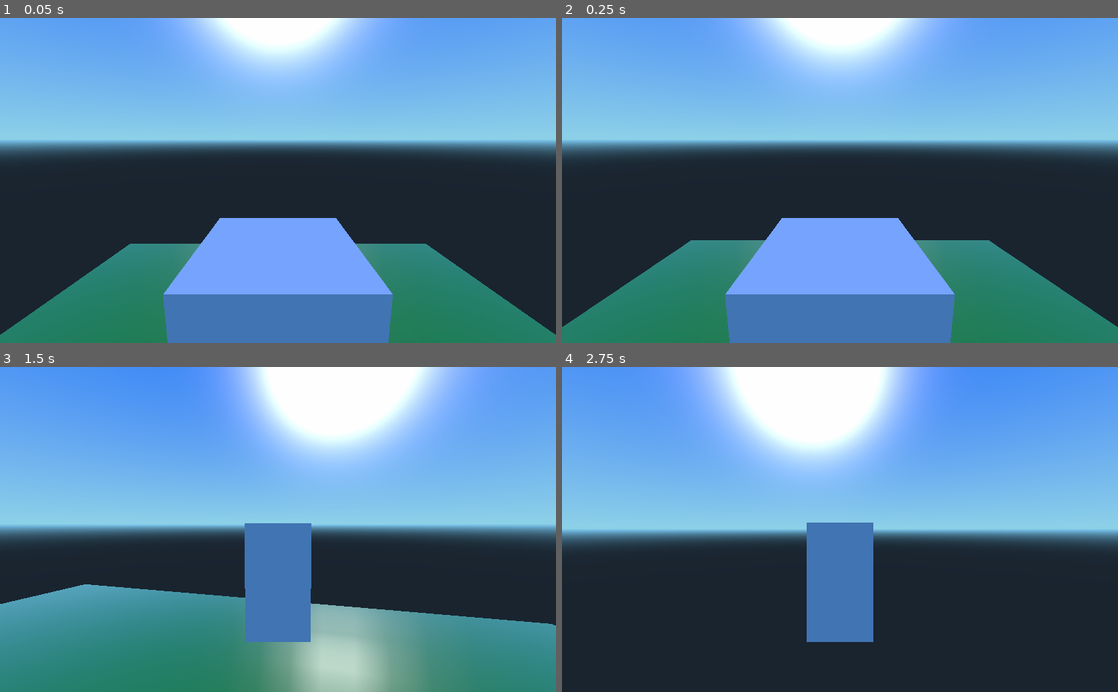
Above: before the commit, frames 1-4 (two rows, left to right).
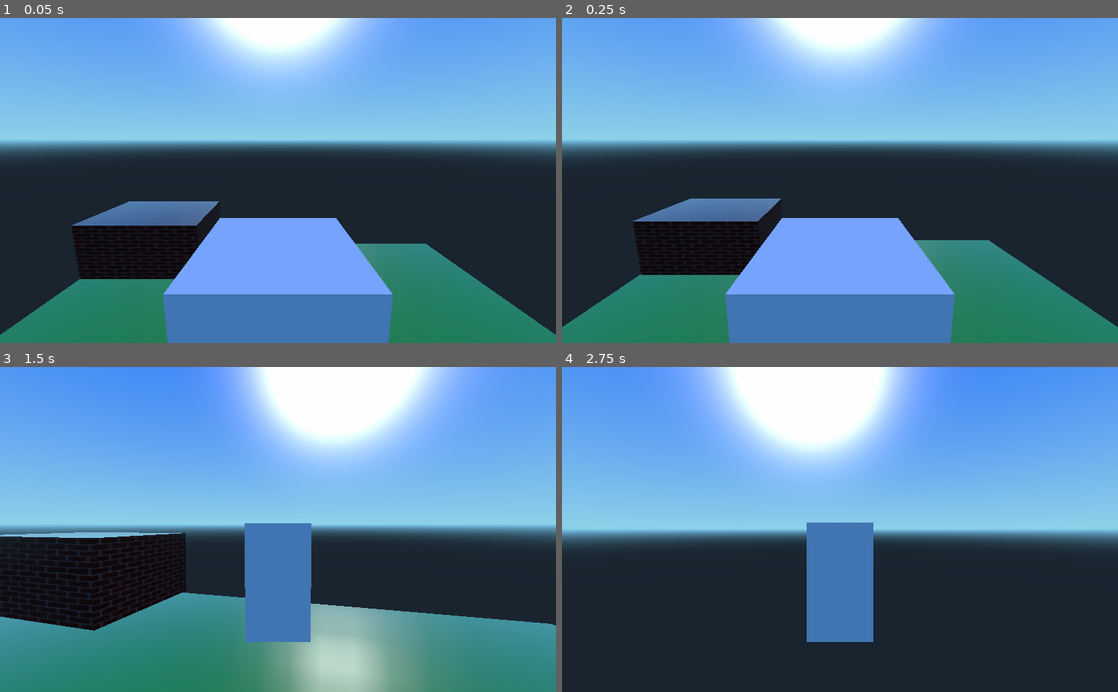
Above: after the commit, the same moments.

Repository: Bubbers/BubbaIllegalContructionInc
Game: Godot game, scene res://Main.tscn
Same seed, same stepped clock (60 frames per second), same inputs: the game is played once before the commit and once after it.
Inputs (mouse positions are in pixels of both pictures, inside the frame that each line leads up to):
- Up to frame 1 (0.05 s): no input
- Up to frame 2 (0.25 s): no input
- Up to frame 3 (1.5 s): move the mouse to (305, 529) at 0.52 s; hold W (forward) from 0.53 s (still down); tap Space (jump) at 0.77 s; move the mouse to (250, 529) at 1.27 s
- Up to frame 4 (2.75 s): keep holding W (forward); tap Space (jump) at 1.52 s; move the mouse to (851, 523) at 2.02 s

The runs differ from the first frame. In frame 1, 4.2% of the frame differs, in the area x 12-40%, y 56-81%; in frame 2, 4.2%; in frame 3, 6.9%, in the area x 0-34%, y 50-82%; in frame 4, nothing differs.

Commit message:
Added ray that collides with interactables

Diff:
--- /dev/null
+++ b/Floor.tscn
@@ -0,0 +1,171 @@
+[gd_scene load_steps=6 format=2]
+
+[ext_resource path="res://assets/brick_wall_final.jpg" type="Texture" id=1]
+
+[sub_resource type="SpatialMaterial" id=1]
+
+render_priority = 0
+flags_transparent = false
+flags_unshaded = false
+flags_vertex_lighting = false
+flags_no_depth_test = false
+flags_use_point_size = false
+flags_world_triplanar = false
+flags_fixed_size = false
+flags_albedo_tex_force_srgb = false
+vertex_color_use_as_albedo = false
+vertex_color_is_srgb = false
+params_diffuse_mode = 0
+params_specular_mode = 0
+params_blend_mode = 0
+params_cull_mode = 0
+params_depth_draw_mode = 0
+params_line_width = 1.0
+params_point_size = 1.0
+params_billboard_mode = 0
+params_grow = false
+params_use_alpha_scissor = false
+albedo_color = Color( 1, 1, 1, 1 )
+metallic = 0.0
+metallic_specular = 0.5
+metallic_texture_channel = 0
+roughness = 0.0
+roughness_texture_channel = 0
+emission_enabled = false
+normal_enabled = false
+rim_enabled = false
+clearcoat_enabled = false
+anisotropy_enabled = false
+ao_enabled = false
+depth_enabled = false
+subsurf_scatter_enabled = false
+transmission_enabled = false
+refraction_enabled = false
+detail_enabled = false
+uv1_scale = Vector3( 1, 1, 1 )
+uv1_offset = Vector3( 0, 0, 0 )
+uv1_triplanar = false
+uv1_triplanar_sharpness = 1.0
+uv2_scale = Vector3( 1, 1, 1 )
+uv2_offset = Vector3( 0, 0, 0 )
+uv2_triplanar = false
+uv2_triplanar_sharpness = 1.0
+proximity_fade_enable = false
+distance_fade_enable = false
+
+[sub_resource type="CubeMesh" id=2]
+
+material = SubResource( 1 )
+size = Vector3( 2, 2, 2 )
+subdivide_width = 0
+subdivide_height = 0
+subdivide_depth = 0
+
+[sub_resource type="SpatialMaterial" id=3]
+
+render_priority = 0
+flags_transparent = false
+flags_unshaded = false
+flags_vertex_lighting = false
+flags_no_depth_test = false
+flags_use_point_size = false
+flags_world_triplanar = false
+flags_fixed_size = false
+flags_albedo_tex_force_srgb = false
+vertex_color_use_as_albedo = false
+vertex_color_is_srgb = false
+params_diffuse_mode = 0
+params_specular_mode = 0
+params_blend_mode = 0
+params_cull_mode = 0
+params_depth_draw_mode = 0
+params_line_width = 1.0
+params_point_size = 1.0
+params_billboard_mode = 0
+params_grow = false
+params_use_alpha_scissor = false
+albedo_color = Color( 1, 1, 1, 1 )
+albedo_texture = ExtResource( 1 )
+metallic = 0.0
+metallic_specular = 0.5
+metallic_texture_channel = 0
+roughness = 0.0
+roughness_texture_channel = 0
+emission_enabled = false
+normal_enabled = false
+rim_enabled = false
+clearcoat_enabled = false
+anisotropy_enabled = false
+ao_enabled = false
+depth_enabled = false
+subsurf_scatter_enabled = false
+transmission_enabled = false
+refraction_enabled = false
+detail_enabled = false
+uv1_scale = Vector3( 1, 1, 1 )
+uv1_offset = Vector3( 0, 0, 0 )
+uv1_triplanar = false
+uv1_triplanar_sharpness = 1.0
+uv2_scale = Vector3( 1, 1, 1 )
+uv2_offset = Vector3( 0, 0, 0 )
+uv2_triplanar = false
+uv2_triplanar_sharpness = 1.0
+proximity_fade_enable = false
+distance_fade_enable = false
+_sections_unfolded = [ "Albedo", "Vertex Color" ]
+
+[sub_resource type="BoxShape" id=4]
+
+extents = Vector3( 3.47519, 1.62909, 2.53691 )
+
+[node name="RigidBody" type="RigidBody"]
+
+input_ray_pickable = true
+input_capture_on_drag = false
+collision_layer = 3
+collision_mask = 1
+mode = 0
+mass = 1.0
+friction = 1.0
+bounce = 0.0
+gravity_scale = 1.0
+custom_integrator = false
+continuous_cd = false
+contacts_reported = 0
+contact_monitor = false
+sleeping = false
+can_sleep = true
+axis_lock_linear_x = false
+axis_lock_linear_y = false
+axis_lock_linear_z = false
+axis_lock_angular_x = false
+axis_lock_angular_y = false
+axis_lock_angular_z = false
+linear_velocity = Vector3( 0, 0, 0 )
+linear_damp = -1.0
+angular_velocity = Vector3( 0, 0, 0 )
+angular_damp = -1.0
+_sections_unfolded = [ "Collision" ]
+
+[node name="MeshInstance" type="MeshInstance" parent="." index="0"]
+
+transform = Transform( 3.47253, 0, 0, 0, 1.64134, 0, 0, 0, 2.54942, 0, 1.79782, 0 )
+layers = 1
+material_override = null
+cast_shadow = 1
+extra_cull_margin = 0.0
+use_in_baked_light = false
+lod_min_distance = 0.0
+lod_min_hysteresis = 0.0
+lod_max_distance = 0.0
+lod_max_hysteresis = 0.0
+mesh = SubResource( 2 )
+skeleton = NodePath("..")
+material/0 = SubResource( 3 )
+_sections_unfolded = [ "material" ]
+
+[node name="CollisionShape" type="CollisionShape" parent="." index="1"]
+
+transform = Transform( 1, 0, 0, 0, 1, 0, 0, 0, 1, 0, 1.80081, 0 )
+shape = SubResource( 4 )
+disabled = false
--- /dev/null
+++ b/InteractRay.gd
@@ -0,0 +1,15 @@
+extends RayCast
+
+# class member variables go here, for example:
+# var a = 2
+# var b = "textvar"
+
+func _ready():
+    # Called every time the node is added to the scene.
+    # Initialization here
+    pass
+
+#func _process(delta):
+#    # Called every frame. Delta is time since last frame.
+#    # Update game logic here.
+#    pass
--- a/Main.tscn
+++ b/Main.tscn
@@ -1,9 +1,10 @@
-[gd_scene load_steps=8 format=2]
+[gd_scene load_steps=9 format=2]
 
 [ext_resource path="res://Main.gd" type="Script" id=1]
 [ext_resource path="res://Player.tscn" type="PackedScene" id=2]
 [ext_resource path="res://WinCollision.tscn" type="PackedScene" id=3]
 [ext_resource path="res://WinHUD.tscn" type="PackedScene" id=4]
+[ext_resource path="res://Floor.tscn" type="PackedScene" id=5]
 
 [sub_resource type="CubeMesh" id=1]
 
@@ -118,4 +119,8 @@
 
 [node name="WinHUD" parent="." index="3" instance=ExtResource( 4 )]
 
+[node name="RigidBody" parent="." index="4" instance=ExtResource( 5 )]
+
+transform = Transform( 1, 0, 0, 0, 1, 0, 0, 0, 1, -8, 0, -12 )
+
 [connection signal="win" from="WinCollision" to="." method="_on_WinCollision_win"]
--- a/Player.gd
+++ b/Player.gd
@@ -10,20 +10,35 @@
 
 var rotation_helper
 var camera
+var interact_ray
 
 var cam_pitch = 0.0;
 var cam_yaw = 0.0;
-var cam_cpitch = 0.0;
-var cam_cyaw = 0.0;
 var cam_currentradius = 8.0;
-var cam_radius = 2.0;
 
 func _ready():
     rotation_helper = $RotationHelper
     Input.set_mouse_mode(Input.MOUSE_MODE_CAPTURED) #This might not work in a browser
     camera = $RotationHelper/FPVCamera
+    interact_ray = $RotationHelper/FPVCamera/InteractRay
 
 func _process(delta):
+
+    var direction = calculate_movement()
+
+    handle_vertical_motion(delta)
+
+    handle_object_interaction()
+
+    move_and_slide(velocity + direction, Vector3(0,1,0))
+
+    if Input.is_action_just_pressed("ui_cancel"):
+        if Input.get_mouse_mode() == Input.MOUSE_MODE_CAPTURED:
+            Input.set_mouse_mode(Input.MOUSE_MODE_VISIBLE)
+        else:
+            Input.set_mouse_mode(Input.MOUSE_MODE_CAPTURED)
+
+func calculate_movement():
 
     var direction = Vector3()
     var camera_transform = rotation_helper.global_transform
@@ -36,7 +51,10 @@
         direction += camera_transform.basis.x.normalized()
     if Input.is_action_pressed("left"):
         direction -= camera_transform.basis.x.normalized()
-    direction = direction.normalized() * moving_speed
+
+    return direction.normalized() * moving_speed
+
+func handle_vertical_motion(delta):
 
     if !is_on_floor():
         velocity.y -= gravity*delta
@@ -45,14 +63,9 @@
     else:
         velocity.y = 0
 
-    move_and_slide(velocity + direction, Vector3(0,1,0))
-
-    if Input.is_action_just_pressed("ui_cancel"):
-        if Input.get_mouse_mode() == Input.MOUSE_MODE_CAPTURED:
-            Input.set_mouse_mode(Input.MOUSE_MODE_VISIBLE)
-        else:
-            Input.set_mouse_mode(Input.MOUSE_MODE_CAPTURED)
-
+func handle_object_interaction():
+    if interact_ray.is_colliding():
+        print("Colliding")
 
 func _input(event):
     if event is InputEventMouseMotion:
--- a/Player.tscn
+++ b/Player.tscn
@@ -74,3 +74,11 @@
 size = 1.0
 near = 0.05
 far = 100.0
+
+[node name="InteractRay" type="RayCast" parent="RotationHelper/FPVCamera" index="0"]
+
+transform = Transform( 0.999987, -0.0011687, 0.00498836, 0.000878296, 0.998327, 0.0578244, -0.0050475, -0.0578192, 0.998314, 0, -0.0219626, -0.00511622 )
+enabled = true
+exclude_parent = true
+cast_to = Vector3( 0, 0, -20 )
+collision_mask = 2
Binary file added: assets/brick_wall_final.jpg
Not shown, added: assets/brick_wall_final.jpg.import
